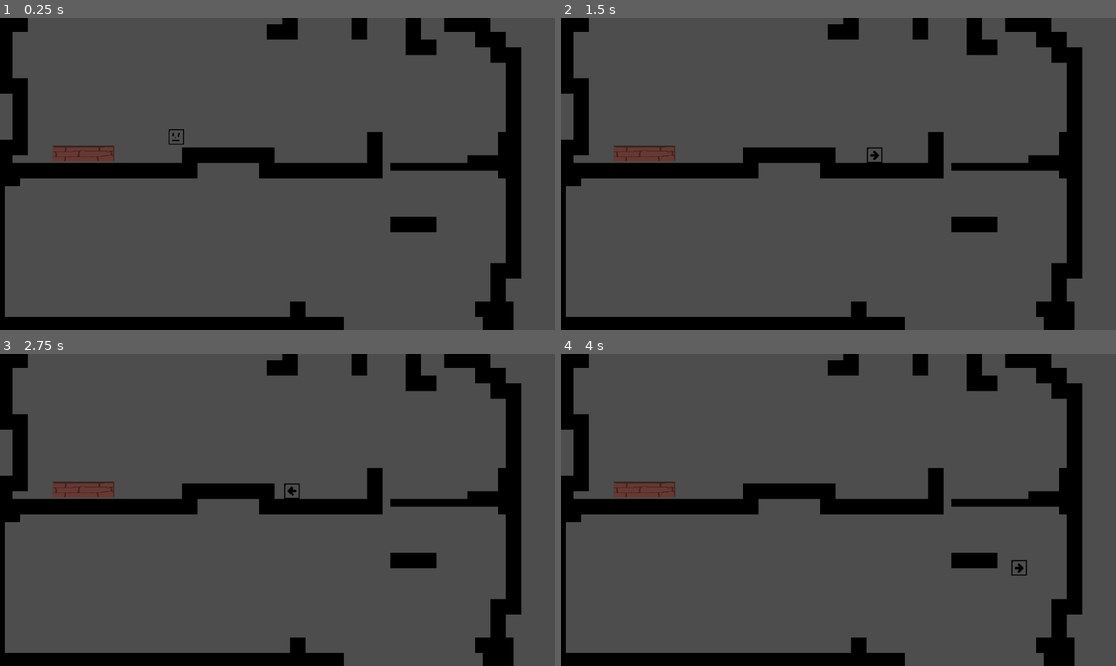
Above: before the commit, frames 1-4 (two rows, left to right).
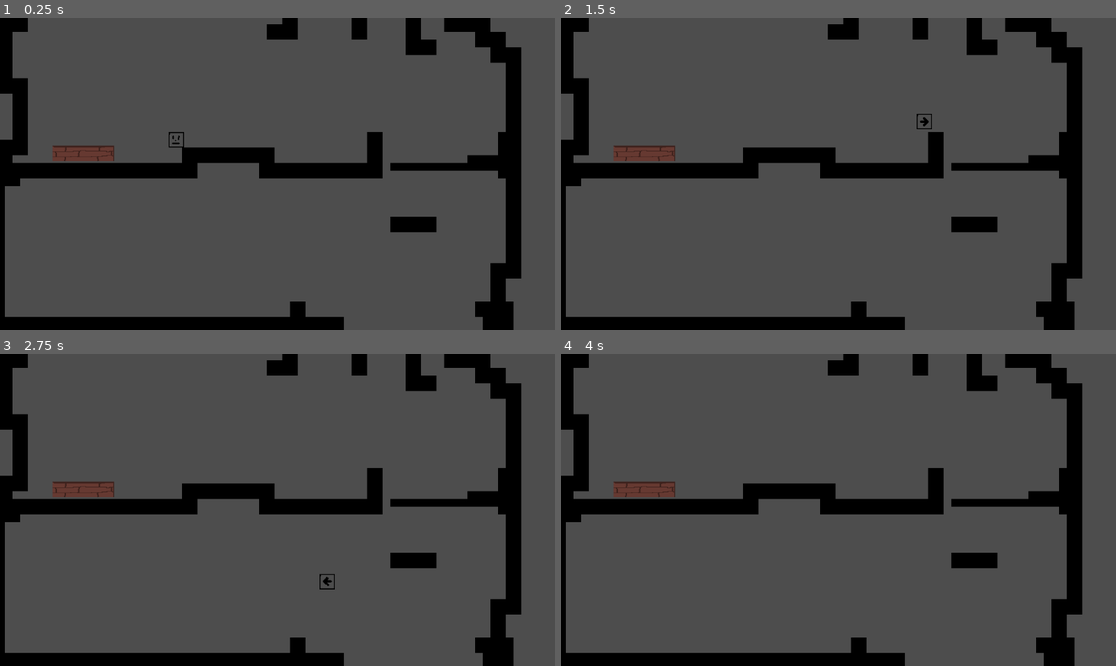
Above: after the commit, the same moments.

Repository: Starscout/SteamSmyth
Game: Godot game, scene res://Rooms/test room.tscn
Two runs of this game, one before a commit and one after it. Both use one fixed random seed, a clock stepped at 60 frames per second and the inputs below. The project has no main scene, so this scene is started directly.
Inputs:
- Up to frame 1 (0.25 s): no input
- Up to frame 2 (1.5 s): hold Right (right) from 0.53 s (still down); tap Up (up) at 0.6, 0.77, 1.07, 1.35 s
- Up to frame 3 (2.75 s): tap Up (up) at 1.52, 1.82, 2.1 s; release Right (right) at 2.03 s; hold A (left) from 2.03 s (still down)
- Up to frame 4 (4 s): release A (left) at 2.78 s; hold Right (right) from 2.78 s (still down); tap Up (up) at 2.85, 3.02, 3.32, 3.6, 3.77 s

The runs differ from the first frame. In frame 1, less than 0.1% of the frame differs, in the area x 30-34%, y 35-42%; in frame 2, 0.1%; in frame 3, 0.1%, in the area x 51-61%, y 41-76%; in frame 4, less than 0.1%.

Commit message:
I like where my wall jump is at. Next should be the camera

Diff:
--- a/Player/player.gd
+++ b/Player/player.gd
@@ -1,13 +1,19 @@
 extends CharacterBody2D
-
 # Exported variables for easy tweaking in the editor
 @export var speed = 500
-@export var gravity = 28
+@export var gravity = 50
 @export var jump_force = 700  # Adding jump force for jumping
-
+@export var jump_buffer_time = .1
+@export var coyote_time = .1
+@export var wall_jump_cooldown = 0.2
 # Other variables
+var jump_buffer_timer = 0.0
+var coyote_timer = 0.0
+var wall_jump_timer = 0.0
+var wall_jump_left = 0
 var screen_size: Vector2
-
+var is_near_left_wall = false
+var is_near_right_wall = false
 # Called when the node enters the scene tree for the first time
 func _ready():
 	screen_size = get_viewport_rect().size
@@ -17,48 +23,77 @@
 	# Reset horizontal velocity each frame
 	self.velocity.x = 0
 
+
 	# Handle horizontal movement and animations
-	if Input.is_action_pressed("right"):
-		self.velocity.x += speed
-		$AnimatedSprite2D.animation = "right"
-	elif Input.is_action_pressed("left"):
-		self.velocity.x -= speed
-		$AnimatedSprite2D.animation = "left"
+	if wall_jump_timer > 0:
+		wall_jump_timer -= delta
+		if Input.is_action_pressed("left"):
+			self.velocity.x += speed * wall_jump_left -50
+		else:
+			self.velocity.x += speed * wall_jump_left
+		self.velocity.y = -jump_force/2
+		gravity = 150
+	else:
+		if Input.is_action_pressed("right"):
+			self.velocity.x += speed
+			$AnimatedSprite2D.animation = "right"
+		elif Input.is_action_pressed("left"):
+			self.velocity.x -= speed
+			$AnimatedSprite2D.animation = "left"
+		gravity = 50
+
 
 	# Apply gravity if not on the floor
 	if not is_on_floor():
 		self.velocity.y += gravity
 	else:
 		self.velocity.y = 0  # Reset vertical velocity when on the ground
-
 	# Vertical movement (for "down" action, can be removed if not needed)
 	if Input.is_action_pressed("down"):
 		self.velocity.y += 10
 		$AnimatedSprite2D.animation = "down"
+	if Input.is_action_just_pressed("up"):
+		jump_buffer_timer = jump_buffer_time
+	if jump_buffer_timer > 0:
+		jump_buffer_timer -= delta
 
-	# Jump logic (pressing "up" makes the character jump)
-	if Input.is_action_just_pressed("up") and is_on_floor():
-		self.velocity.y = -jump_force  # Apply negative force to jump
-		$AnimatedSprite2D.animation = "up"
+
+
+	if (is_on_floor() and Input.is_action_just_pressed("up")):
+		self.velocity.y = -jump_force
+		jump_buffer_timer = 0
+#Wall Jump stuffs
+	#Wall only stuff
+	if is_on_wall():
+		# Use collision check to determine which wall
+		if velocity.x > 0:
+			is_near_right_wall = true
+		elif velocity.x < 0:
+			is_near_left_wall = true
+	#Coyote
+	if (is_on_wall()):
+		coyote_timer = coyote_time
+	if (not is_on_wall() and coyote_timer > 0 and Input.is_action_just_pressed("up")):
+		self.velocity.y = -jump_force
+		print("coyote jump!")
+	if coyote_timer > 0:
+		coyote_timer -= delta
+	#Jump Buffer
+		#Wall Jump Left Call
+	if (jump_buffer_timer > 0 and is_near_left_wall and is_on_wall_only()):
+		jump_buffer_timer = 0
+		wall_jump_timer = wall_jump_cooldown
+		wall_jump_left = 1
+		print ("left jump!")
+		#Wall Jump Right Call
+	if (jump_buffer_timer > 0 and is_near_right_wall and is_on_wall_only()):
+		jump_buffer_timer = 0
+		wall_jump_timer = wall_jump_cooldown
+		wall_jump_left = -1
+		print("Right Jump!")
 
 
 
 
-
-	#Wall jumping physics
-	if is_on_wall_only() and Input.is_action_pressed("left") and not Input.is_action_pressed("down"):
-		self.velocity.y = 0
-		if Input.is_action_just_pressed("up"):
-			self.velocity.y = -jump_force * 1
-			self.velocity.x = speed * 5
-	if is_on_wall_only() and Input.is_action_pressed("right") and not Input.is_action_pressed("down"):
-		self.velocity.y = 0
-		if Input.is_action_just_pressed("up"):
-			self.velocity.y = -jump_force * 1
-			self.velocity.x = speed * -5
-
 	# Use move_and_slide to handle movement and collision automatically
 	move_and_slide()
-
-	# Optional: Clamp the position to keep the player within the screen bounds
-	#position = position.clamp(Vector2.ZERO, screen_size)
--- a/Player/player.tscn
+++ b/Player/player.tscn
@@ -71,6 +71,7 @@
 [node name="player" type="CharacterBody2D"]
 script = ExtResource("1_hkkap")
 gravity = 30
+jump_buffer_time = 0.05
 
 [node name="CollisionShape2D" type="CollisionShape2D" parent="."]
 scale = Vector2(1.6, 1.6)
--- a/Rooms/test room.tscn
+++ b/Rooms/test room.tscn
@@ -45,8 +45,7 @@
 [node name="player" parent="." instance=ExtResource("2_20xbk")]
 position = Vector2(366, 181)
 disable_mode = 1
-speed = 300
-gravity = 33
+gravity = 50
 
 [node name="Basic Wall" parent="." instance=ExtResource("2_fvlbx")]
 position = Vector2(173, 281)
